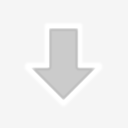
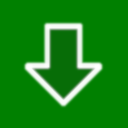
Layer changes from the first w=128, h=128 image to the second:
showed "green" over [left=0, top=0, right=128, bottom=128]
